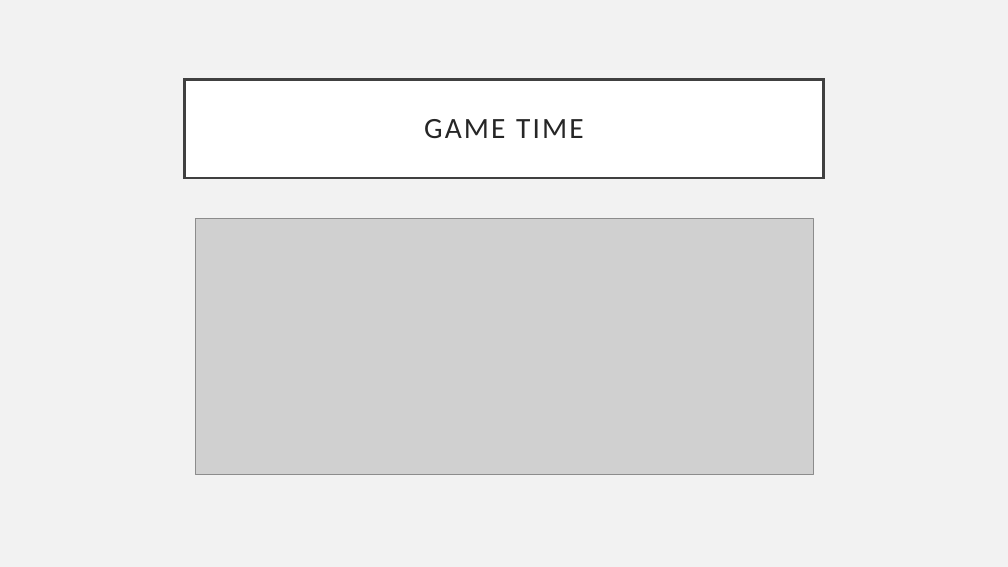
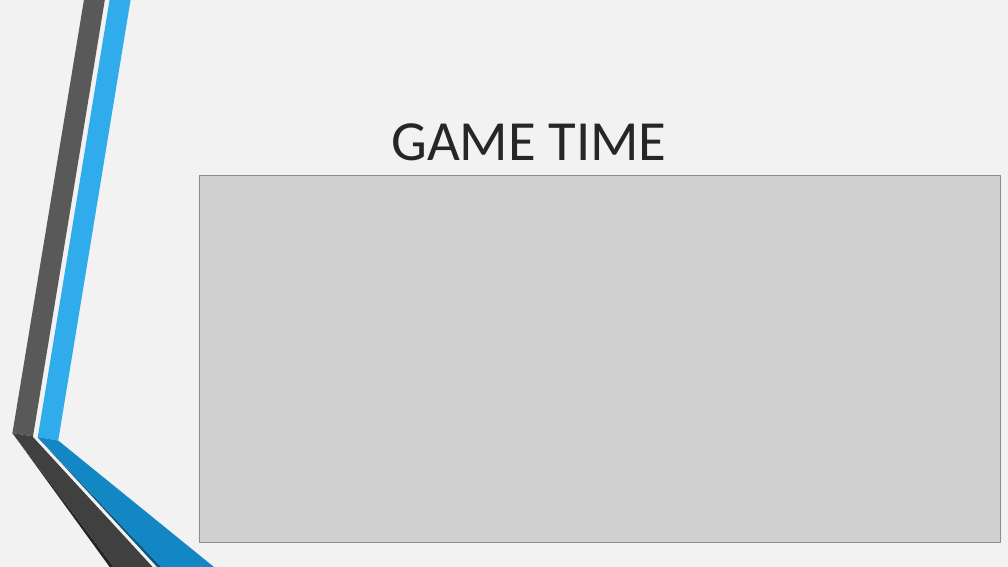
Before and after one commit to Kirasamah/GameDataMining, a slide deck: slide 7 of esitys/esitys.pptx. Drawn at 1008x567 pixels with LibreOffice and Linux fonts; fonts in the diff are those of the drawing; grey boxes stand for pictures. Boxes give left, top, right and bottom in pixels: in the first picture for what was removed or moved away, otherwise in the second. Text is boxed around its words. In the diff, an @@ line names an element or a change of style, - is before the commit and + after.

```diff
--- a/esitys/esitys.pptx
+++ b/esitys/esitys.pptx
@@ title "GAME TIME": place and size @@
-title "GAME TIME" at box(185, 79, 823, 178)
+title "GAME TIME" at box(391, 123, 667, 161)
@@ title "GAME TIME" at box(391, 123, 667, 161): size 28 to 54 pt, letter spacing 2 to 0 pt; line spacing 0.9 to 1; fill #FFFFFF to none; outline #404040 2.5 pt to none @@
@@ picture: place and size @@
-picture at box(195, 219, 813, 475)
+picture at box(200, 175, 1000, 542)
@@ group added at box(12, 0, 214, 567): 6 freeform shapes @@
```
Also in this commit, not shown: 8 other slides changed, 4 slides added, 3 other files.
